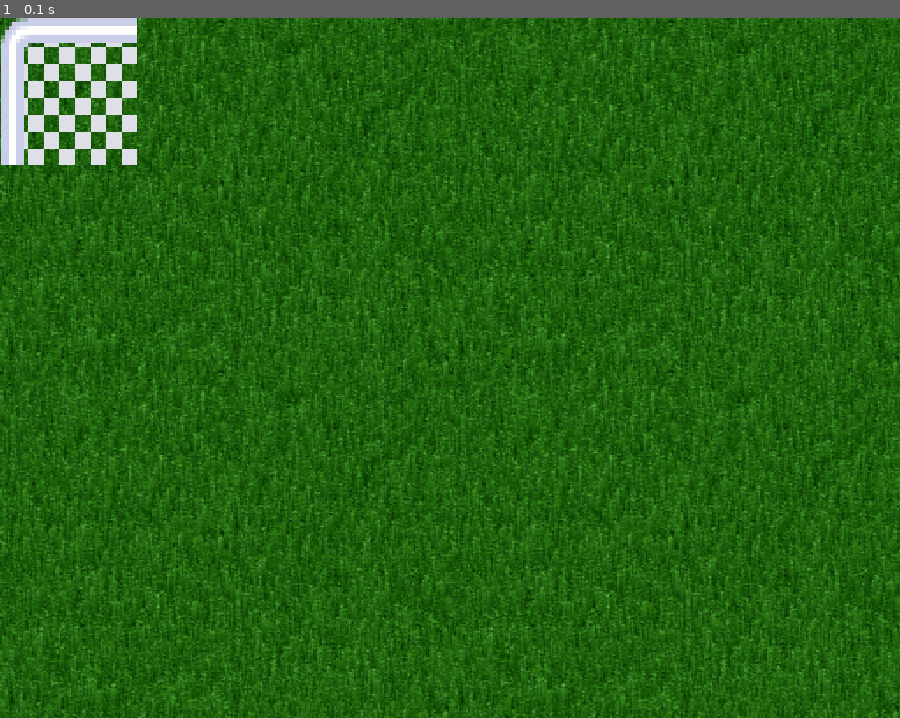
Above: before the commit, frame 1.
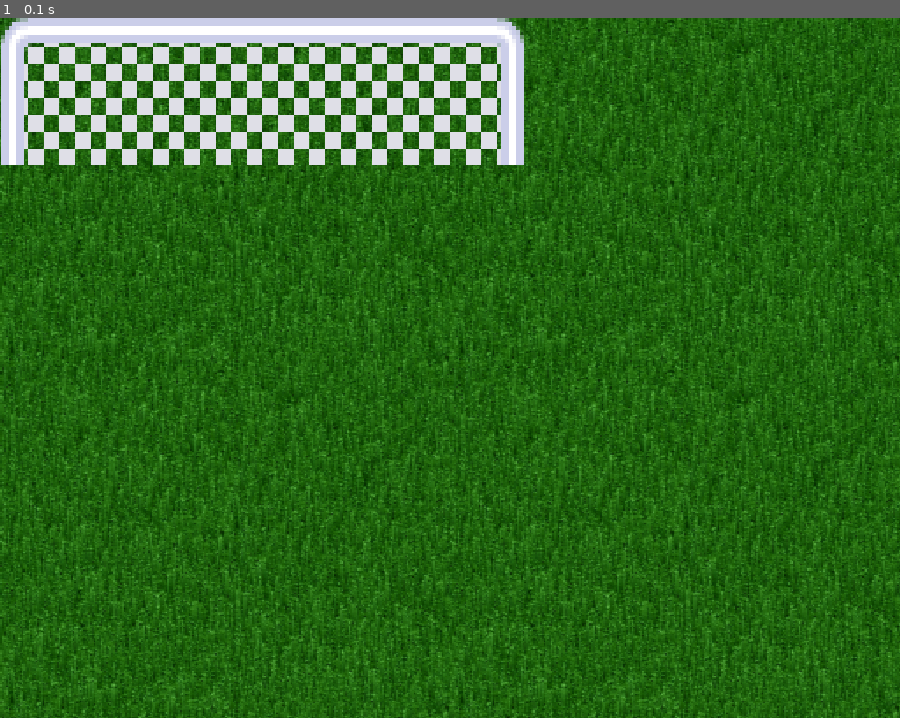
Above: after the commit, the same moment.

Repository: mdziegielewski/pygame_project
Game: pygame game, started from game_structure.py
Same seed, same stepped clock (60 frames per second), same inputs: the game is played once before the commit and once after it.
Inputs:
- Up to frame 1 (0.1 s): no input

The runs differ from the first frame. In frame 1, 5.5% of the frame differs, in the area x 15-59%, y 0-21%.

Commit message:
Middle, right goal

Diff:
--- a/game_structure.py
+++ b/game_structure.py
@@ -66,7 +66,7 @@
 
 
 def goal_left_method():
-    goalLeft = pygame.image.load("goalLeft.png").convert_alpha()
+    goalLeft = pygame.image.load("images/goalLeft.png").convert_alpha()
     goalLeft = pygame.transform.scale(goalLeft, (250, 270))
     goalLeftWidth = goalLeft.get_rect().width
     goalLeftHeight = goalLeft.get_rect().height
@@ -79,12 +79,39 @@
     screen.blit(goalLeft, (0, 0))
 
 
+def goal_middle_method():
+    goalMid = pygame.image.load("images/goalMiddle.png").convert_alpha()
+    goalMid = pygame.transform.scale(goalMid, (250, 270))
+    goalMidWidth = goalMid.get_rect().width
+    goalMidHeight = goalMid.get_rect().height
+    goalMid = cropSurface(goalMidWidth,
+                          goalMidHeight/2+12,
+                          0,
+                          goalMidHeight/2-12,
+                          goalMid)
+    screen.blit(goalMid, (137, 0))
+
+def goal_right_method():
+    goalRight = pygame.image.load("images/goalRight.png").convert_alpha()
+    goalRight = pygame.transform.scale(goalRight, (250, 270))
+    goalRightWidth = goalRight.get_rect().width
+    goalRightHeight = goalRight.get_rect().height
+    goalRight = cropSurface(goalRightWidth/2+12,
+                            goalRightHeight/2+12,
+                            0,
+                            goalRightHeight/2-12,
+                            goalRight)
+    screen.blit(goalRight, (387, 0))
+
+
 
 grass_method()
 player_method()
 foot_method()
 ball_method()
 goal_left_method()
+goal_middle_method()
+goal_right_method()
 
 
 finished = False
Renamed: goalLeft.png -> images/goalLeft.png
